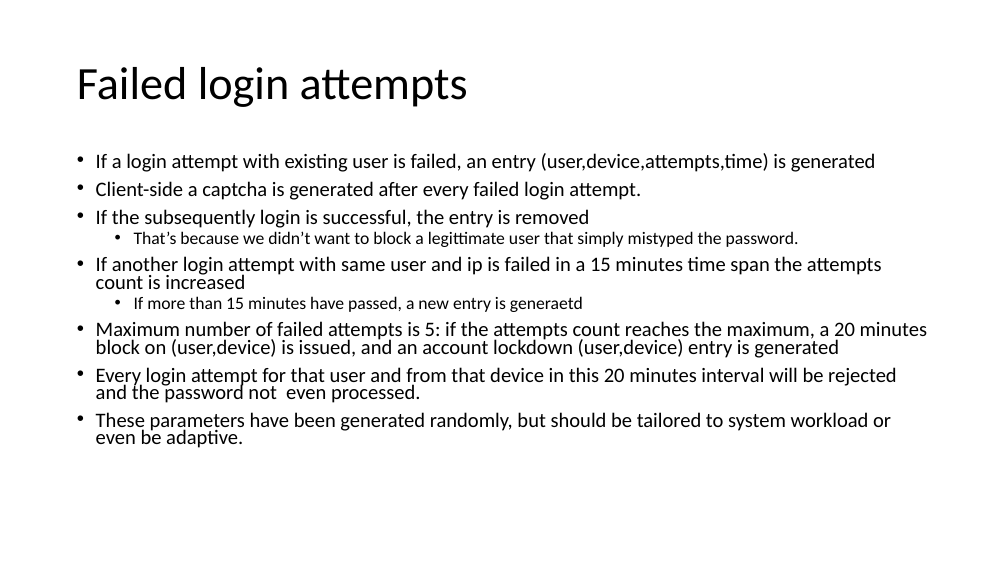
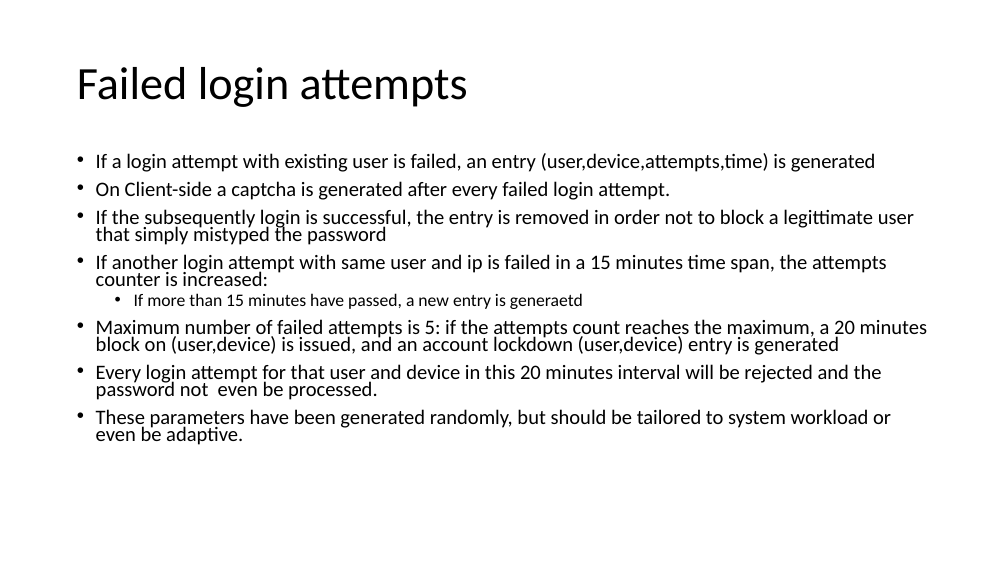
Before and after one commit to fparricelli/Encrypted-data-exchange-between-two-Arduino-boards-using-Symmetric-Encryption, a slide deck: slide 20 of Documentazione e cose così/Slide_concettuali_Luca.pptx. Drawn at 1008x567 pixels with LibreOffice and Linux fonts; fonts in the diff are those of the drawing. Boxes give left, top, right and bottom in pixels: in the first picture for what was removed or moved away, otherwise in the second. Text is boxed around its words. In the diff, an @@ line names an element or a change of style, - is before the commit and + after.

```diff
--- a/Documentazione e cose così/Slide_concettuali_Luca.pptx
+++ b/Documentazione e cose così/Slide_concettuali_Luca.pptx
@@ text at <box>96,181,914,286</box>: text changed @@
-• Client-side a captcha is generated after every failed login attempt.
-• If the subsequently login is successful, the entry is removed
-  • That’s because we didn’t want to block a legittimate user that simply mistyped the password.
-• If another login attempt with same user and ip is failed in a 15 minutes time span the attempts count is increased
+• On Client-side a captcha is generated after every failed login attempt.
+• If the subsequently login is successful, the entry is removed in order not to block a legittimate user that simply mistyped the password
+• If another login attempt with same user and ip is failed in a 15 minutes time span, the attempts counter is increased:
@@ text at <box>96,364,882,400</box>: text changed @@
-• Every login attempt for that user and from that device in this 20 minutes interval will be rejected and the password not even processed.
+• Every login attempt for that user and device in this 20 minutes interval will be rejected and the password not even be processed.
```
Also in this commit, not shown: 10 other slides changed.
